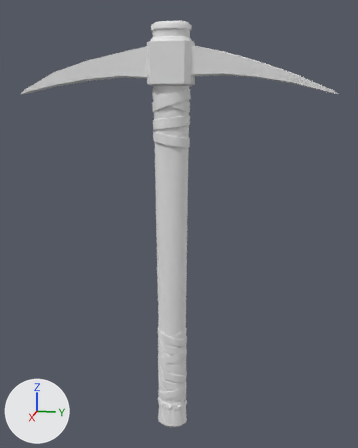
Renders of the FBX model Assets/00_Meshes/05_Items/02_Mesh/PickAxe/SM_Pickaxe_Iron_a01.fbx from each side of a commit.
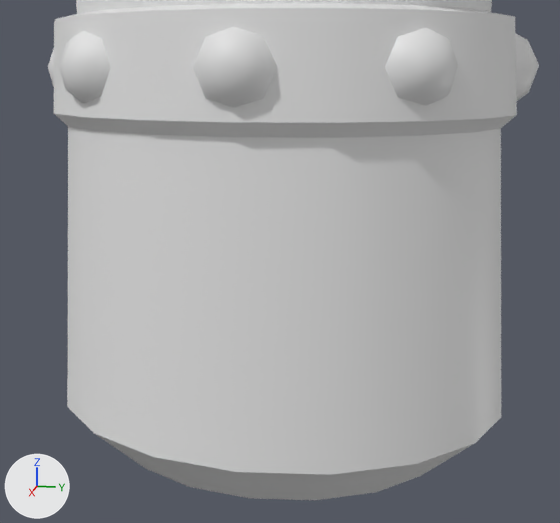
Each version is shown whole from a 50 mm lens placed at (1.118, 0.241, 0.559), pointed at (-0.014, 0.015, 0.276), then close up from a 50 mm lens placed at (0.126, 0.025, -0.193), pointed at (0.028, 0.006, -0.217). The axes (+X, +Y, +Z) are drawn at lower left. The lights are the same throughout. The last two pictures show the newer version. Where no turn or scale is listed for an object, it has been applied to the vertices. Vertices at exactly the same position are counted once.

The first close-up shows 'SM_Pickaxe_Iron_a01'.
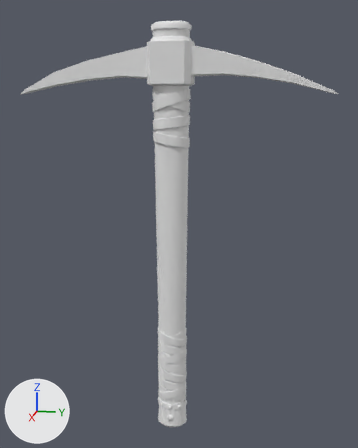
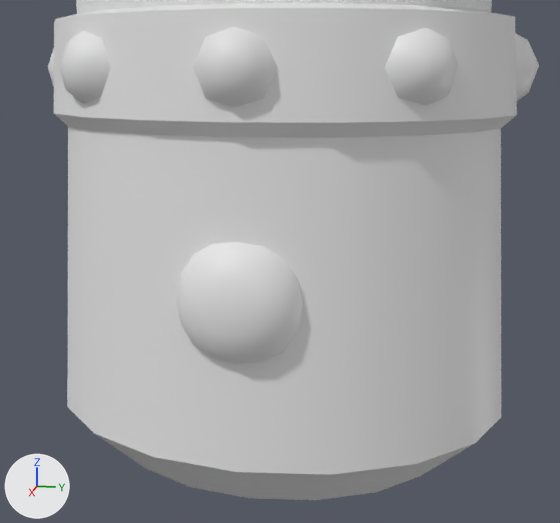
The change, as a diff of the scene's bpy script:
```diff
--- a/Assets/00_Meshes/05_Items/02_Mesh/PickAxe/SM_Pickaxe_Iron_a01.fbx.py
+++ b/Assets/00_Meshes/05_Items/02_Mesh/PickAxe/SM_Pickaxe_Iron_a01.fbx.py
@@ me_mesh @@
 # used by ob_sm_pickaxe_iron_a01; location = (0.0, 0.0, 0.0)
-me_mesh.from_pydata(...)  # 1641 vertices, 1334 faces; spans x -0.042..0.042, y -0.366..0.357, z -0.255..0.725
+me_mesh.from_pydata(...)  # 1698 vertices, 1382 faces; spans x -0.042..0.042, y -0.366..0.357, z -0.255..0.725
+# me_mesh part 1: the loose piece of 57 vertices spanning x -0.033..-0.027, y -0.009..0.009, z -0.232..-0.214 is copied, and the copy is turned -180 degrees about the z axis through the mesh origin; it spans x 0.027..0.033, y -0.009..0.009, z -0.232..-0.214
```

Changed parts and their boxes (x1, y1, x2, y2) in the close-ups (560 x 523 px):
part 1 of me_mesh, added: after (177, 242, 303, 364)
